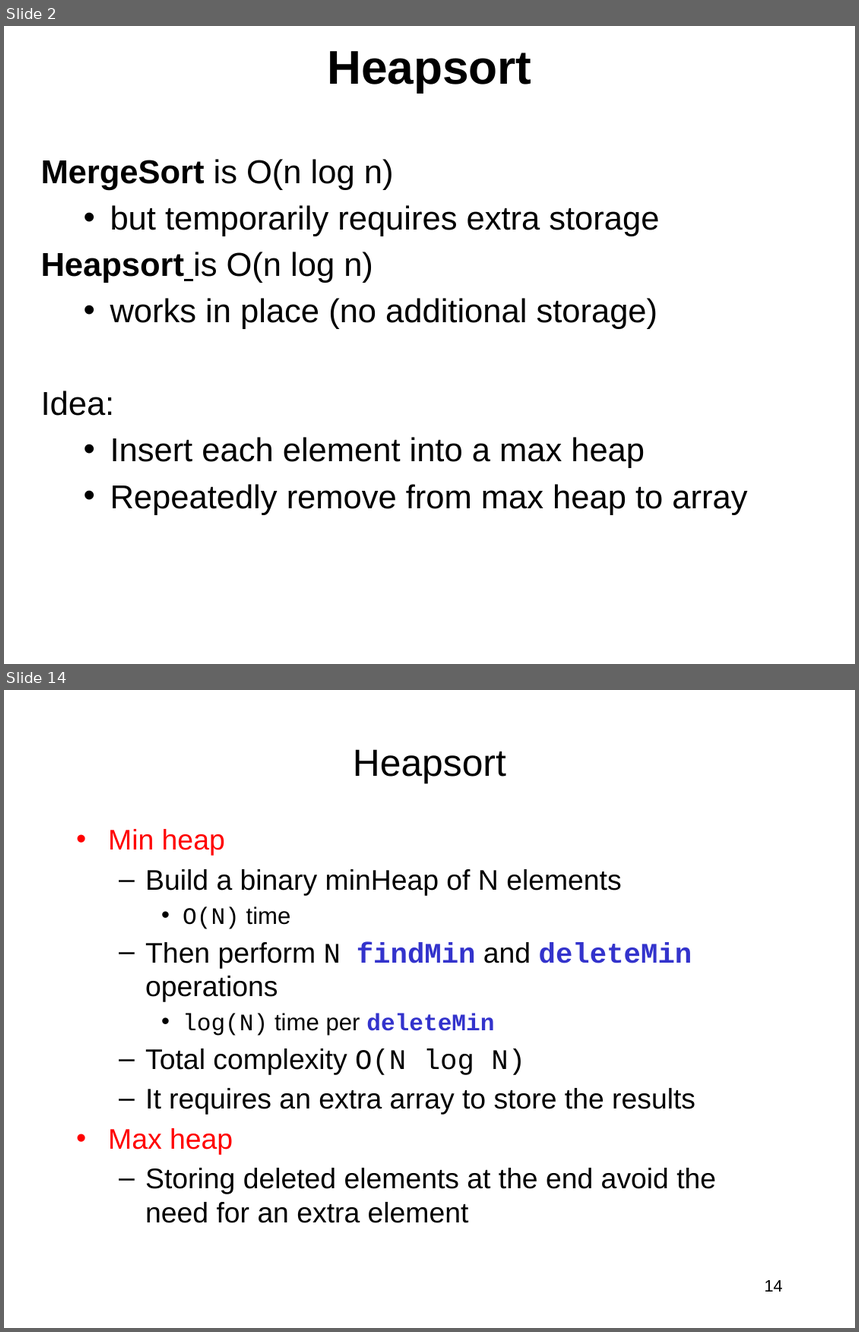
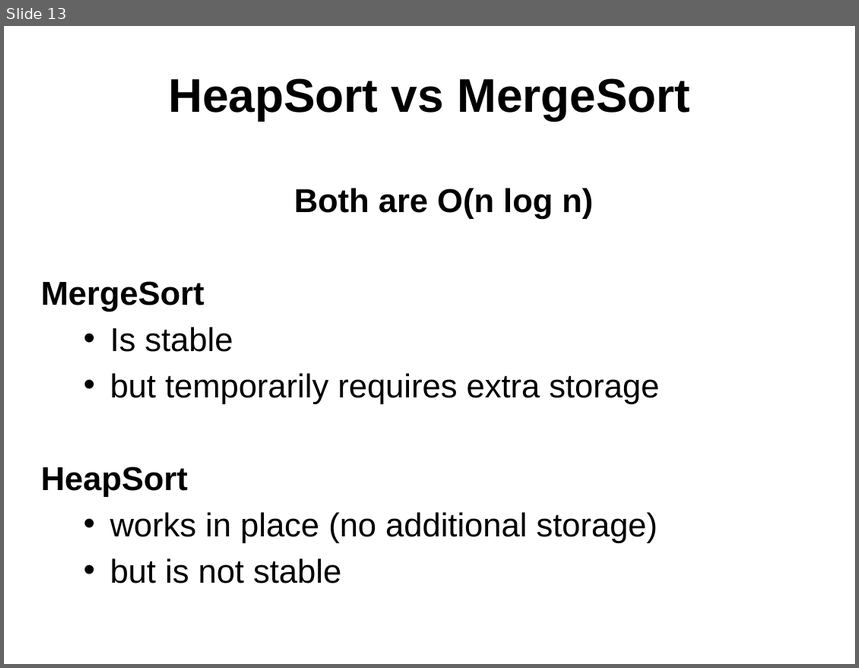
Before and after one commit to Cy-FairCS/cs3, a slide deck: u08c_heaps/notes/_b.heapSort.pptx. Shown one above the other, each under a label of ours: slides 2 and 14 before the commit, slide 13 after it; the slides between them are not shown. The pictures are 859x1332 and 859x668 pixels, drawn with LibreOffice and Linux fonts; fonts in the diff are those of the drawing. Boxes give left, top, right and bottom in pixels: in the first picture for what was removed or moved away, otherwise in the second. Text is boxed around its words. In the diff, an @@ line names an element or a change of style, - is before the commit and + after.

```diff
--- a/u08c_heaps/notes/_b.heapSort.pptx
+++ b/u08c_heaps/notes/_b.heapSort.pptx
@@ slide 14 removed at bbox=[4, 690, 855, 1328], background #FFFFFF @@
@@ title removed at bbox=[353, 749, 506, 783] @@
-Heapsort
@@ text removed at bbox=[108, 829, 716, 1224] @@
-• Min heap
-  – Build a binary minHeap of N elements
-    • O(N) time
-  – Then perform N findMin and deleteMin operations
-    • log(N) time per deleteMin
-  – Total complexity O(N log N)
-  – It requires an extra array to store the results
-• Max heap
-  – Storing deleted elements at the end avoid the need for an extra element
@@ page number removed at bbox=[765, 1281, 783, 1292] @@
-14
@@ what was slide 2 is now slide 13 @@
@@ slide 13 changed as well @@
@@ title at bbox=[168, 78, 690, 120]: text changed @@
-Heapsort
+HeapSort vs MergeSort
@@ text "Both are O(n log n)": place and size @@
-text "Both are O(n log n)" at bbox=[41, 159, 747, 515]
+text "Both are O(n log n)" at bbox=[41, 188, 659, 584]
@@ text at bbox=[41, 188, 593, 352]: text changed; bold on @@
-MergeSort is O(n log n)
+Both are O(n log n)
+MergeSort
+  • Is stable
@@ text at bbox=[41, 467, 188, 497]: text changed; bold on @@
-Heapsort is O(n log n)
+HeapSort
@@ text at bbox=[110, 559, 341, 584]: text changed @@
-Idea:
-  • Insert each element into a max heap
-  • Repeatedly remove from max heap to array
+  • but is not stable
```
Also in this commit, not shown: 1 other slide changed, 11 slides added, 24 other slides removed, 2 other files.
